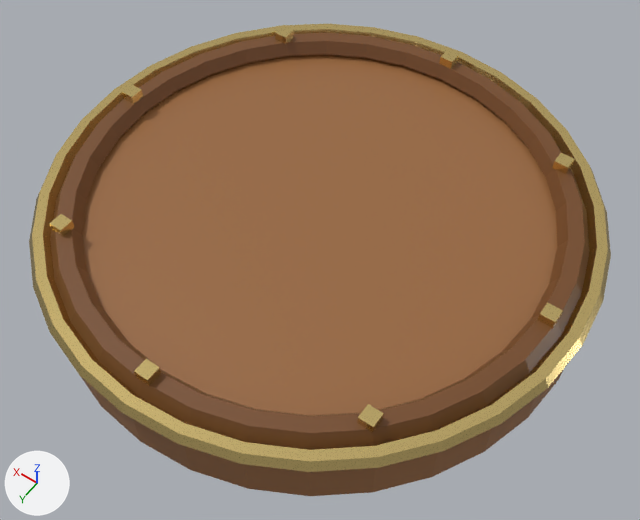
One commit to the glTF model assets/models/rubgame/wheel_bowl.glb: the scene before it, then after it.
Camera for both pictures: a 50 mm camera at (-0.68, 0.951, 1.45) aimed at (-0.037, 0.052, 0.037). The axes (+X, +Y, +Z) are drawn at lower left. The lights are the same throughout. The older version comes first.

Script lines for the objects in view, before the commit:
```python
mat_brass = principled_material('Brass')
mat_brass.base_color = (0.85, 0.65, 0.25)  # yellow #edd389
mat_brass.metallic = 1.0
mat_brass.roughness = 0.25
me_cylinder = bpy.data.meshes.new('Cylinder')
me_cylinder.from_pydata(...)  # 512 vertices, 988 faces; spans x -0.565..0.565, y -0.565..0.565, z -0.06..0.115
# faces by material slot: [124, 384, 480]
me_cylinder.materials.append(mat_tablewood)  # brown #99693f
me_cylinder.materials.append(mat_tablewooddark)  # brown #764b27
me_cylinder.materials.append(mat_brass)  # yellow #edd389
ob_wheel_bowl = bpy.data.objects.new('wheel_bowl', me_cylinder)
ob_wheel_bowl.location = (0.0, 0.0, 0.06)
```
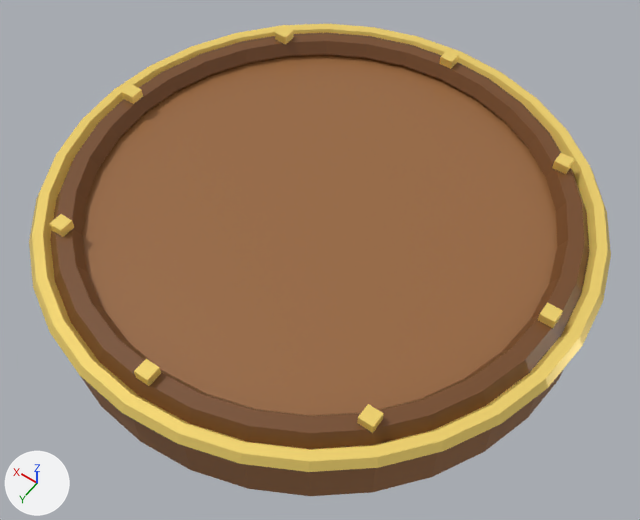
The change, as a diff of the scene's bpy script:
```diff
--- a/assets/models/rubgame/wheel_bowl.glb.py
+++ b/assets/models/rubgame/wheel_bowl.glb.py
@@ mat_brass @@
 mat_brass = principled_material('Brass')
-mat_brass.base_color = (0.85, 0.65, 0.25)  # yellow #edd389
-mat_brass.metallic = 1.0
-mat_brass.roughness = 0.25
+mat_brass.base_color = (1.0, 0.74, 0.18)  # yellow #ffdf76
+mat_brass.metallic = 0.3
+mat_brass.roughness = 0.3
```

Changed parts and their boxes [x1, y1, x2, y2] in the pictures (640 x 520 px):
'wheel_bowl', recoloured, surface changed
    both: [29, 24, 611, 475]
